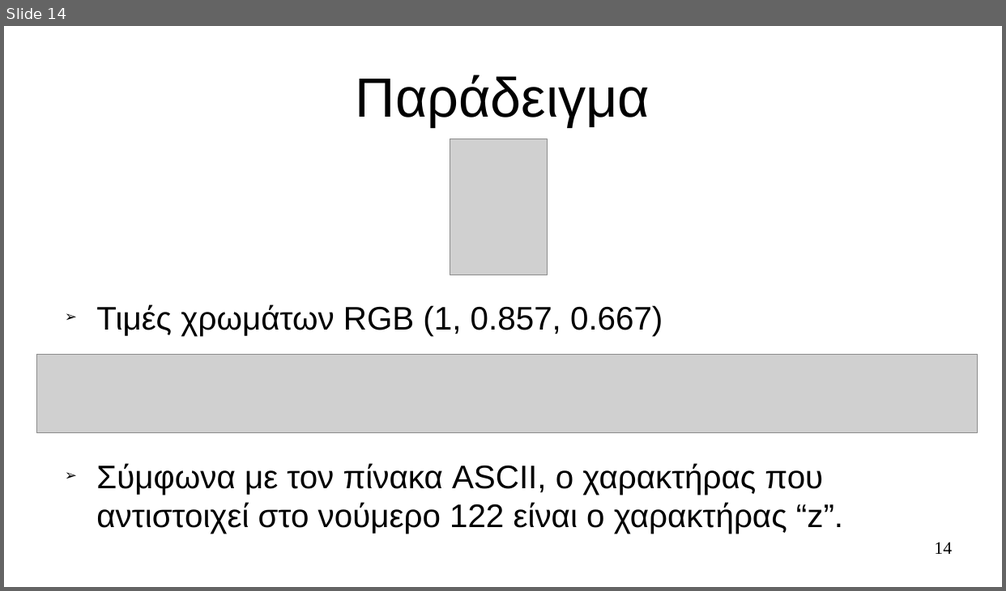
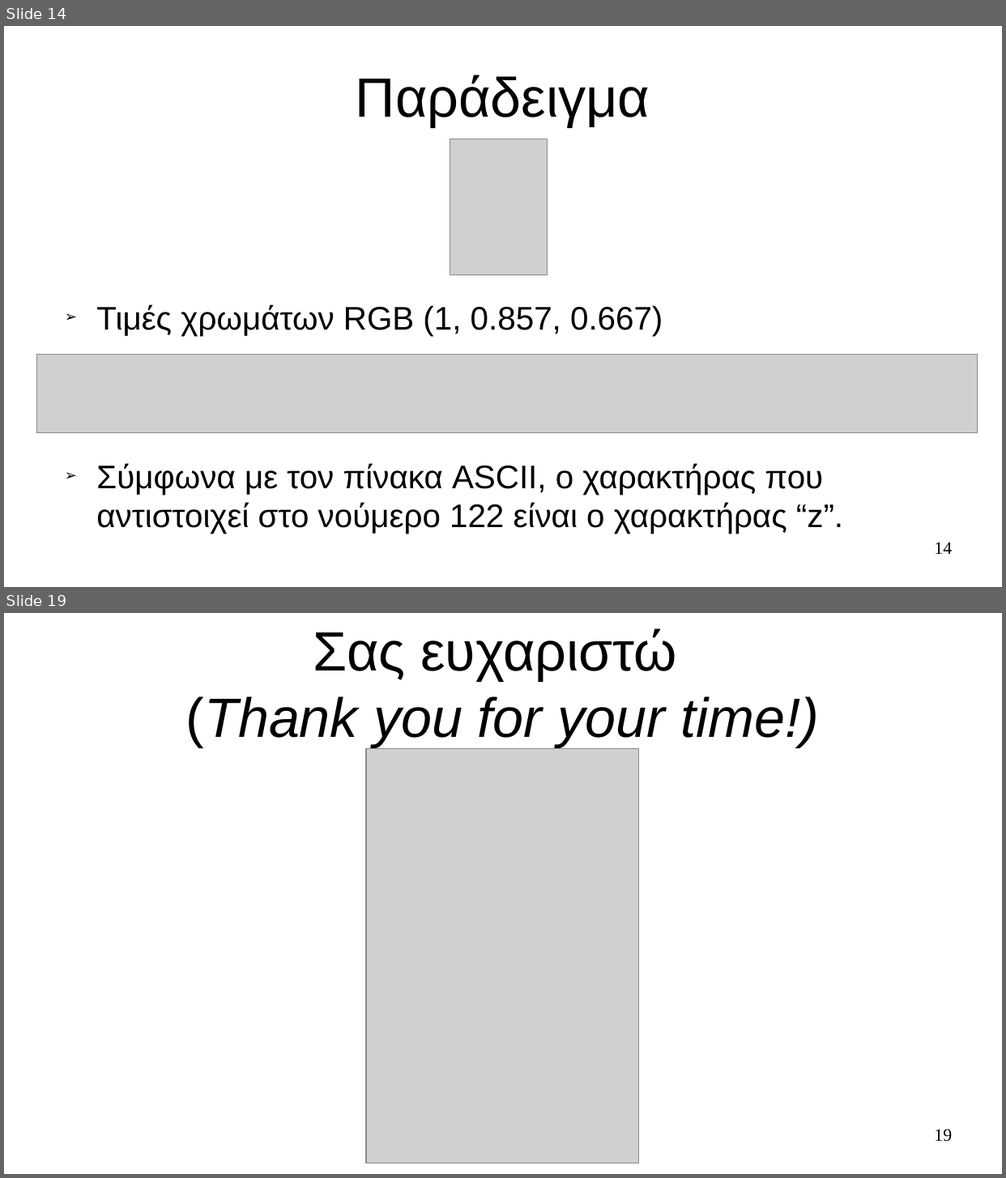
Before and after one commit to pevanget/Trigonix, a slide deck: Trigonix/Documentation/Παρουσίαση.odp. Shown one above the other, each under a label of ours: slide 14 before the commit, slides 14 and 19 after it; the slides between them are not shown. The pictures are 1006x591 and 1006x1178 pixels, drawn with LibreOffice and Linux fonts; fonts in the diff are those of the drawing; grey boxes stand for pictures. Boxes give left, top, right and bottom in pixels: in the first picture for what was removed or moved away, otherwise in the second. Text is boxed around its words. In the diff, an @@ line names an element or a change of style, - is before the commit and + after.

```diff
--- a/Trigonix/Documentation/Παρουσίαση.odp
+++ b/Trigonix/Documentation/Παρουσίαση.odp
@@ slide 19 added at <box>4,613,1002,1174</box>, background #FFFFFF @@
@@ title added at <box>186,628,819,747</box>, 44 pt, text #000000, italic @@
+Σας ευχαριστώ
+(Thank you for your time!)
@@ picture added at <box>366,749,639,1164</box> @@
@@ page number added at <box>934,1129,952,1142</box>, 14 pt, text #000000 @@
+19
```
Also in this commit, not shown: 4 slides changed, 4 other slides added, 1 slide removed, 9 other files.
